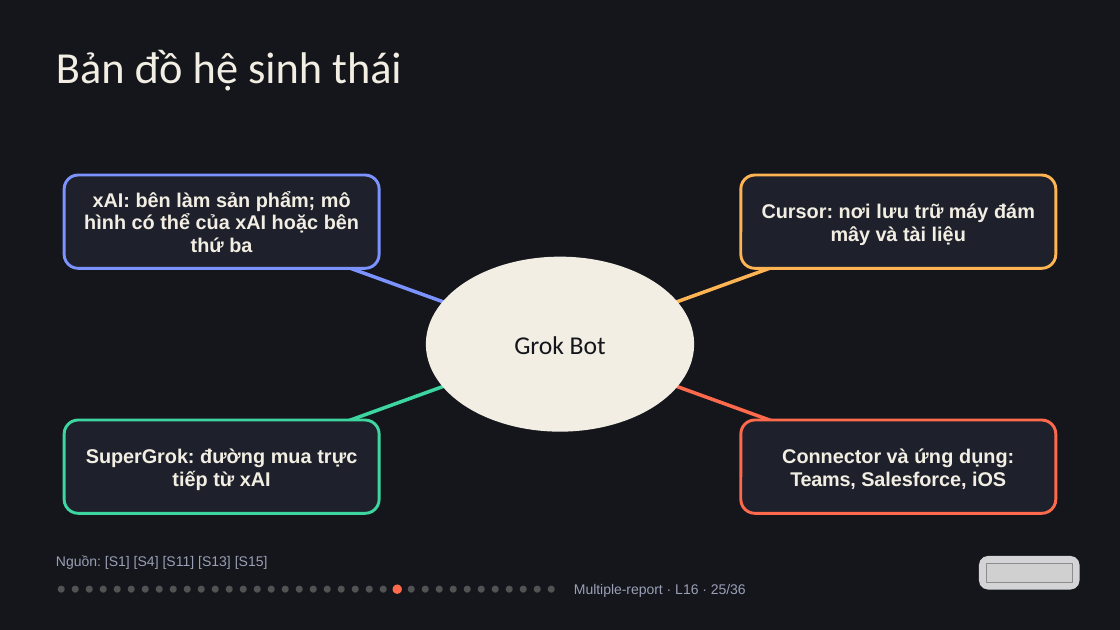
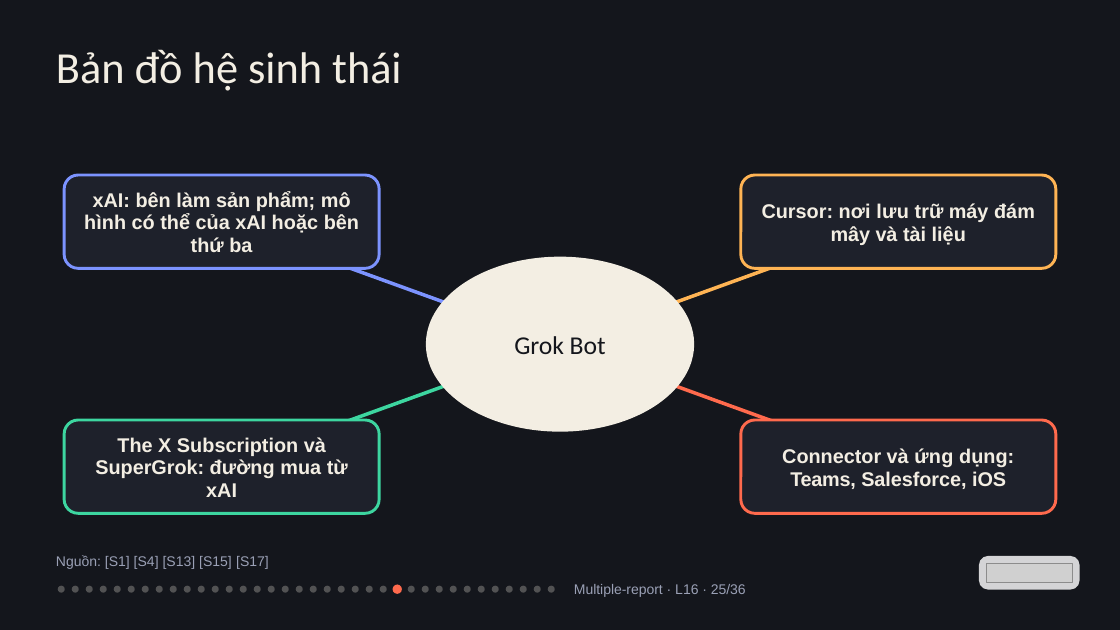
Before and after one commit to vohoailinh90/Multiple-report, a slide deck: slide 25 of lessons/L16/L16.pptx. Drawn at 1120x630 pixels with LibreOffice and Linux fonts; fonts in the diff are those of the drawing; grey boxes stand for pictures. Boxes give left, top, right and bottom in pixels: in the first picture for what was removed or moved away, otherwise in the second. Text is boxed around its words. In the diff, an @@ line names an element or a change of style, - is before the commit and + after.

```diff
--- a/lessons/L16/L16.pptx
+++ b/lessons/L16/L16.pptx
@@ text at (x1=95, y1=437, x2=348, y2=497): text changed @@
-SuperGrok: đường mua trực tiếp từ xAI
+The X Subscription và SuperGrok: đường mua từ xAI
@@ text at (x1=56, y1=555, x2=269, y2=569): text changed @@
-Nguồn: [S1] [S4] [S11] [S13] [S15]
+Nguồn: [S1] [S4] [S13] [S15] [S17]
```
Also in this commit, not shown: 7 other slides changed, 1 slide added, 1 slide removed, 1 other file.
